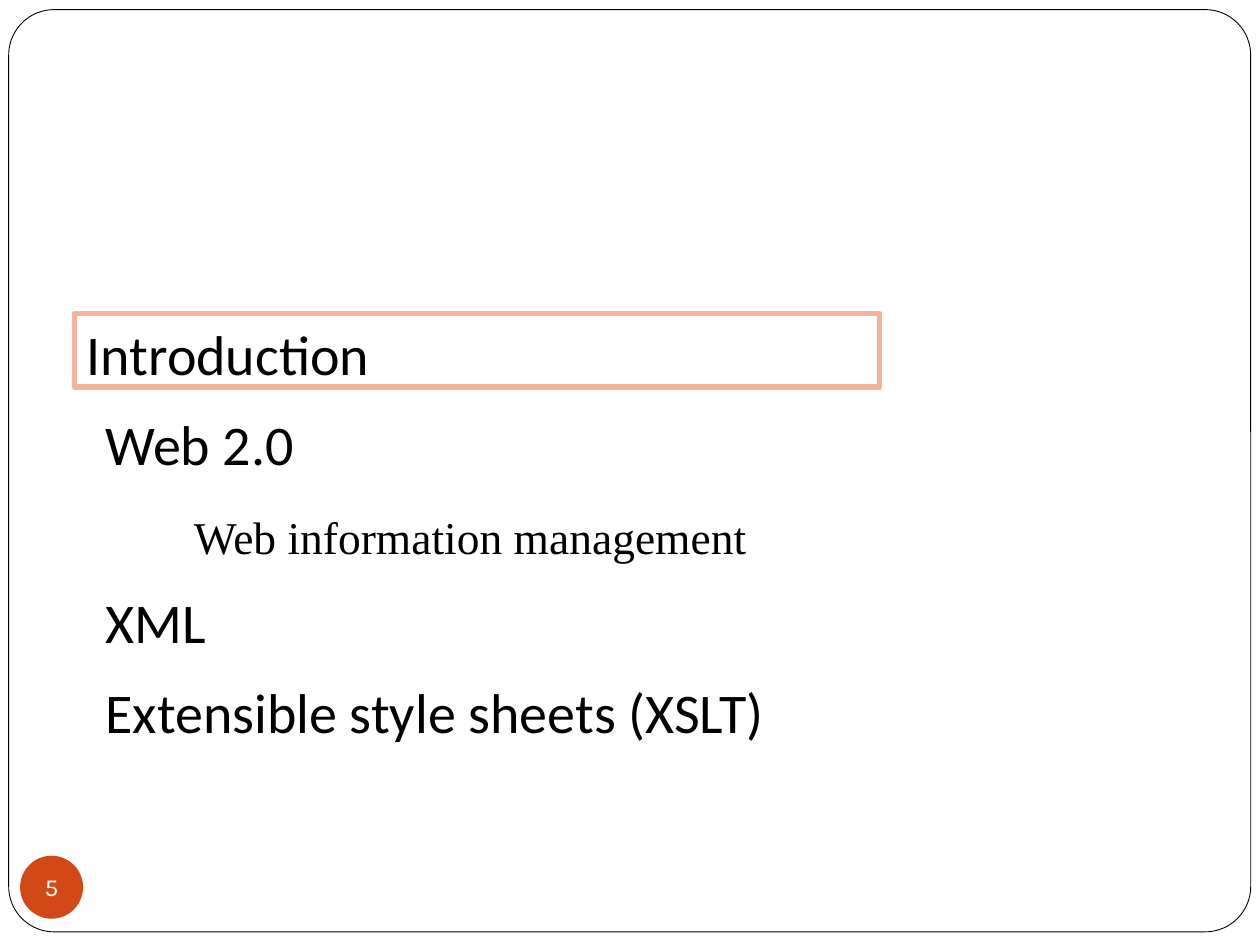
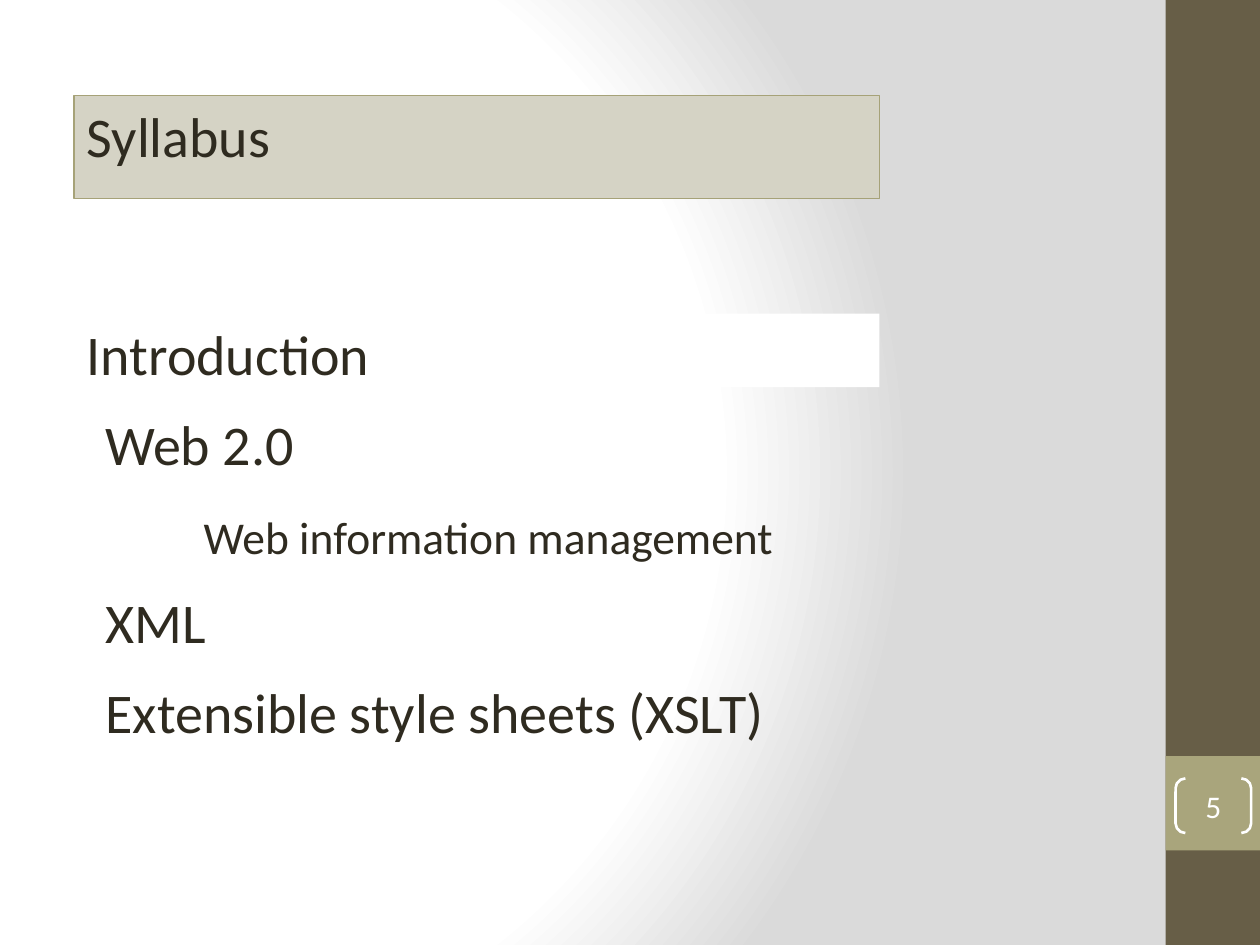
Before and after one commit to MetaInformation/MetaInformation.github.io, a slide deck: slide 5 of topic01/talk-1/1_introduction.pptx. Drawn at 1260x945 pixels with LibreOffice and Linux fonts; fonts in the diff are those of the drawing; background and template pictures are left out. Boxes give left, top, right and bottom in pixels: in the first picture for what was removed or moved away, otherwise in the second. Text is boxed around its words. In the diff, an @@ line names an element or a change of style, - is before the commit and + after.

```diff
--- a/topic01/talk-1/1_introduction.pptx
+++ b/topic01/talk-1/1_introduction.pptx
@@ background #FFFFFF to gradient #FFFFFF to #DADADA @@
@@ rounded rectangle removed at (x1=9, y1=10, x2=1251, y2=932) @@
@@ rectangle added at (x1=1166, y1=0, x2=1260, y2=945), fill #675E47 @@
@@ rectangle added at (x1=74, y1=96, x2=879, y2=199), fill #D5D4C5, outline #A6A278 1 pt, 32 pt, text #2F2B20 @@
+Syllabus
@@ text "Introduction" moved from (x1=74, y1=314, x2=879, y2=387) to (x1=87, y1=336, x2=369, y2=376) @@
@@ text "Introduction" at (x1=87, y1=336, x2=369, y2=376): text colour #000000 to #2F2B20; outline #F4B39B 3 pt to none @@
@@ text colour #000000 to #2F2B20 in 3 elements at (x1=105, y1=607, x2=206, y2=643), (x1=105, y1=692, x2=764, y2=742), (x1=105, y1=426, x2=294, y2=466) @@
@@ text "Web information management" at (x1=204, y1=522, x2=772, y2=562): font Times New Roman to Calibri, text colour #000000 to #2F2B20; indent changed @@
@@ rectangle added at (x1=1166, y1=756, x2=1260, y2=850), fill #A9A57C @@
@@ page number resized from (x1=20, y1=856, x2=83, y2=919) to (x1=1176, y1=779, x2=1251, y2=833) @@
@@ page number at (x1=1176, y1=779, x2=1251, y2=833): size 14 to 18 pt, font Karla to Calibri; fill #D34817 to none; outline none to #FFFFFF 1.5 pt @@
```
Also in this commit, not shown: 36 other slides changed, 2 slides added, 3 slides removed, 1 other file.
